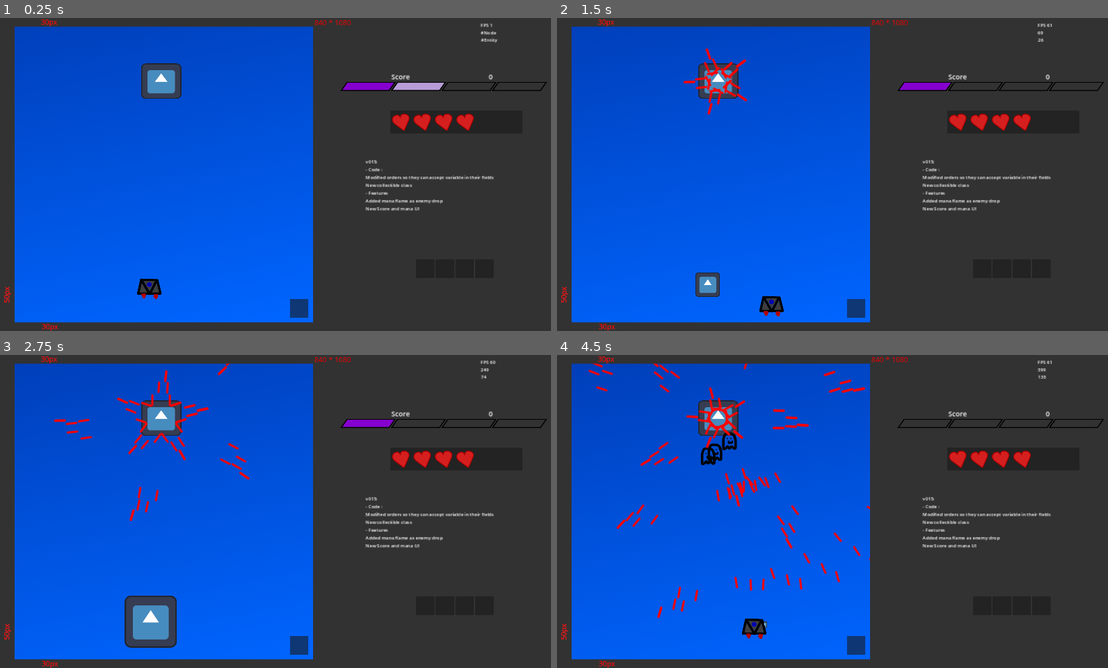
Above: before the commit, frames 1-4 (two rows, left to right).
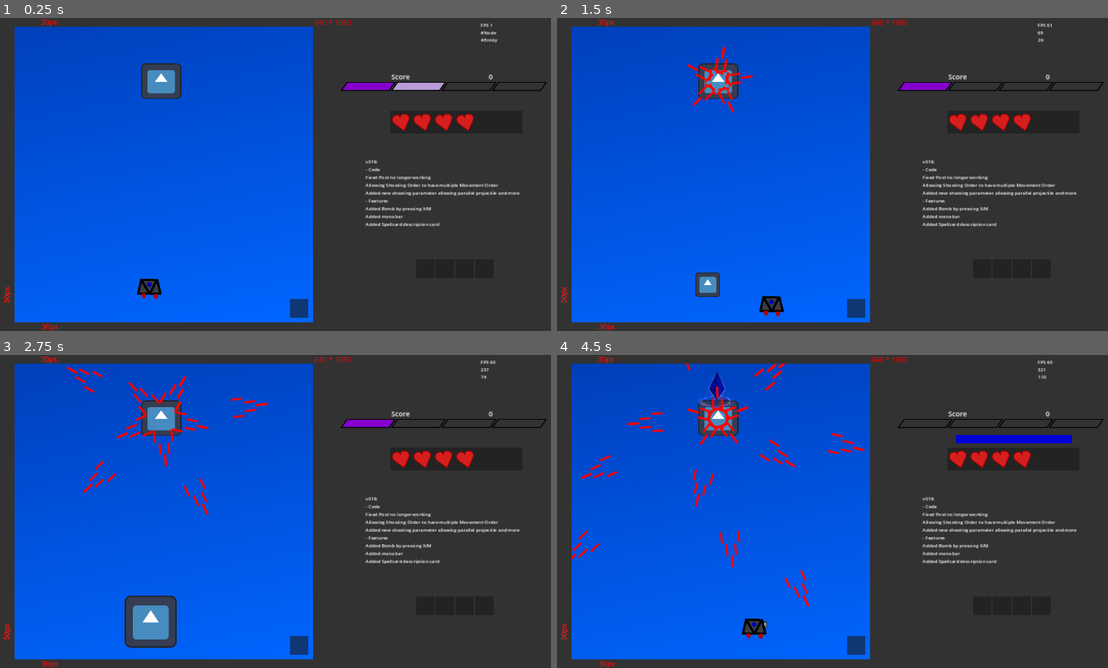
Above: after the commit, the same moments.

Repository: Asylnn/Project-Bullet-Hell
Game: Godot game, scene res://src/scenes/stage/stage_1.tscn
Two runs of this game, one before a commit and one after it. Both use one fixed random seed, a clock stepped at 60 frames per second and the inputs below. The engine's default icon, where the game draws it, is replaced by a stand-in: a white triangle on a blue panel in a dark square.
Inputs (mouse positions are in pixels of both pictures, inside the frame that each line leads up to):
- Up to frame 1 (0.25 s): no input
- Up to frame 2 (1.5 s): tap Enter at 0.5 s; move the mouse to (981, 268) at 0.52 s; hold D (Move Right) 0.53-1.28 s; hold , (Bomb) 0.53-1.28 s; click (981, 268) at 0.67 s; tap Z (shoot) at 0.8, 1.35 s; move the mouse to (1003, 268) at 1.27 s; hold S (Move Down) from 1.28 s (still down); click (1003, 268) at 1.42 s
- Up to frame 3 (2.75 s): tap , (Bomb) at 1.55 s; move the mouse to (462, 605) at 2.02 s; release S (Move Down) at 2.03 s; hold D (Move Right) from 2.03 s (still down); hold , (Bomb) from 2.03 s (still down); click (462, 605) at 2.17 s; tap Z (shoot) at 2.3 s
- Up to frame 4 (4.5 s): move the mouse to (1041, 605) at 2.77 s; release D (Move Right) at 2.78 s; release , (Bomb) at 2.78 s; hold W (Move Up) 2.78-3.53 s; tap Shift (Shift Move ) at 2.85 s; click (1041, 605) at 2.92 s; tap , (Bomb) at 3.05, 4.35 s; move the mouse to (854, 646) at 3.52 s; hold Z (shoot) 3.53-4.28 s; hold A (Move Left) from 3.53 s (still down); click (854, 646) at 3.67 s; move the mouse to (667, 464) at 4.27 s

The runs differ from the first frame. In frame 1, 0.9% of the frame differs, in the area x 66-95%, y 45-67%; in frame 2, 1.6%; in frame 3, 2.6%; in frame 4, 4.6%, in the area x 2-95%, y 1-85%.

Commit message:
v016 Multiple Movement Order is now allowed inside a Shooting Order, fixed healing enemy buff

Diff:
--- a/src/scenes/bullets/enemy_bullet.tscn
+++ b/src/scenes/bullets/enemy_bullet.tscn
@@ -9,10 +9,11 @@
 
 [node name="Enemy Bullet" instance=ExtResource("1_sd7st")]
 position = Vector2(110, 104)
-collision_layer = 34
+collision_layer = 66
 collision_mask = 0
 monitoring = false
 script = ExtResource("2_ebt5v")
+test = 10
 type = 2
 
 [node name="CollisionShape2D" parent="." index="0"]
--- a/src/scenes/entities/bomb/bomb.tscn
+++ b/src/scenes/entities/bomb/bomb.tscn
@@ -23,7 +23,7 @@
 }]
 
 [node name="Bomb" type="Area2D" groups=["Bomb"]]
-collision_layer = 32
+collision_layer = 64
 collision_mask = 32
 script = ExtResource("1_afwx5")
 
--- a/src/scenes/entities/enemy/aki_copy.tscn
+++ b/src/scenes/entities/enemy/aki_copy.tscn
@@ -18,6 +18,7 @@
 space_between_each_bullet_expression = "30*(wave -1)"
 
 [node name="Aki Copy" instance=ExtResource("1_wyouk")]
+health = 1
 
 [node name="CollisionShape2D" parent="." index="0"]
 position = Vector2(-2.5, 1.5)
@@ -38,10 +39,9 @@
 nbOfShots = 6
 angle_expression = "360"
 dt = 0.2
-target_type = 1
 target = Vector2(1000, 1000)
 bullet_scene = ExtResource("5_odb8t")
-angle_shift_expression = "30*salvo"
+angle_shift_expression = "20*salvo"
 bullet_group = SubResource("Resource_vgk5y")
 pooling_id = "aki"
 speed_expression = "200 + (20*index - 40*(index/3)*(index-2))*0"
--- a/src/scenes/stage/stage_1.tscn
+++ b/src/scenes/stage/stage_1.tscn
@@ -276,13 +276,15 @@
 offset_top = 483.0
 offset_right = 1301.0
 offset_bottom = 506.0
-text = "v015:
-- Code :
-Modified orders so they can accept variable in their fields
-New collectible class
+text = "v016:
+- Code
+Fixed Pool no longer working
+Allowing Shooting Order to have multiple Movement Order
+Added new shooting parameter allowing parallel projectile and more
 - Features
-Added mana flame as enemy drop
-New Score and mana UI"
+Added Bomb by pressing X/M
+Added mana bar
+Added Spellcard description card"
 
 [node name="UI" parent="." instance=ExtResource("20_y0n50")]
 
--- a/src/scripts/Stage/Boss Bar.gd
+++ b/src/scripts/Stage/Boss Bar.gd
@@ -1,6 +1,8 @@
 extends ProgressBar
 
 func update_bar(health: float):
+	print("health", health)
+	print("max value", max_value)
 	value = health
 
 func boss_spawned(max_health: float):
--- a/src/scripts/Stage/bullet_constructor.gd
+++ b/src/scripts/Stage/bullet_constructor.gd
@@ -2,16 +2,22 @@
 
 var pooling_id : String
 var bullet_scene : PackedScene
+var shooting_manager : ShootingManager
+var movement_orders : Array[BaseMovementOrder]
+
+#func _ready():
+	#for movement_order in movement_orders :
+		#movement_order.process_mode = Node.PROCESS_MODE_INHERIT
 
 func construct_bullet() -> Bullet:
 	var bullet : Bullet = bullet_scene.instantiate()
-	#var movement_order = get_children().filter(func(child): return child is BaseMovementOrder)[0].duplicate()
-	var movement_order : BaseMovementOrder = get_child(0).duplicate()
-	movement_order.process_mode = Node.PROCESS_MODE_INHERIT
+	var bullet_movement_manager : MovementManager = bullet.get_node("Movement Manager")
 	bullet.pooling_id = pooling_id
-	bullet.get_node("Movement Manager").add_child(movement_order)
-	if has_node("ShootingManager") :
-		var manager : ShootingManager = $"ShootingManager".duplicate()
-		manager.process_mode = Node.PROCESS_MODE_INHERIT
-		bullet.add_child(manager)
+	for order in movement_orders :
+		bullet_movement_manager.add_child(order.duplicate())
+
+	if shooting_manager :
+		var bullet_shooting_manager : ShootingManager = shooting_manager.duplicate()
+		bullet_shooting_manager.process_mode = Node.PROCESS_MODE_INHERIT
+		bullet.add_child(bullet_shooting_manager)
 	return bullet
--- a/src/scripts/Stage/enemy_spawner.gd
+++ b/src/scripts/Stage/enemy_spawner.gd
@@ -34,7 +34,7 @@
 	pass
 
 
-	if count == 8:
+	if count == 0:
 		$Timer.stop()
 		_spawn_crystal()
 	else :
--- a/src/scripts/bullets/enemy_bullet.gd
+++ b/src/scripts/bullets/enemy_bullet.gd
@@ -2,6 +2,7 @@
 
 class_name EnemyBullet
 
+@export var test : int  = 10
 
 # Called when the node enters the scene tree for the first time.
 func _ready():
--- a/src/scripts/shooting orders/shooting_manager.gd
+++ b/src/scripts/shooting orders/shooting_manager.gd
@@ -51,6 +51,7 @@
 		requested_pooling_amount[id] = number
 	if Pool.has_entity(id):
 		Pool.request_entity_pooling(id, number)
+		shooter.erase_children()
 	else:
 		Pool.request_new_entity_pooling(shooter.provide_constructor(), id, number)
 
--- a/src/scripts/shooting orders/shooting_order.gd
+++ b/src/scripts/shooting orders/shooting_order.gd
@@ -55,10 +55,20 @@
 	var constructor : BulletConstructor = preload("res://src/scripts/Stage/bullet_constructor.gd").new()
 	constructor.pooling_id = pooling_id
 	constructor.bullet_scene = bullet_scene
-	constructor.add_child(get_children().filter(func(child): return child is BaseMovementOrder)[0].duplicate())
+
+	#???????????????
+	for order in get_children().filter(func(child): return child is BaseMovementOrder) :
+		constructor.movement_orders.append(order.duplicate() as BaseMovementOrder)
 	if has_node("ShootingManager"):
-		constructor.add_child(get_children().filter(func(child): return child is ShootingManager)[0].duplicate())
+		constructor.shooting_manager = get_children().filter(func(child): return child is ShootingManager)[0].duplicate()
+	erase_children()
 	return constructor
+
+## After the constructor has been sent to the pool, this node doesn't need to have it's children along with it.
+func erase_children():
+	for child in get_children():
+		if not child is Timer :
+			child.queue_free()
 
 func _ready():
 	#pooling_id += str(get_children().filter(func(child): return child is BaseMovementOrder)[0].duplicate().speed)
@@ -88,12 +98,6 @@
 		index = i
 		var bullet_direction = direction.rotated(rotation)
 		var parallel : Vector2 = bullet_direction.rotated(PI/2).normalized()*bullet_group.space_between_each_bullet
-		print("rotation")
-		print("parallel", parallel)
-		print("space", bullet_group.space_between_each_bullet)
-		print("direction", direction)
-		print("direction rotated", direction.rotated(PI/2))
-		print("direction normalized", direction.rotated(PI/2).normalized())
 		var bullet_position = manager._get_spawn_position()
 		bullet_position += -0.5*(bullet_group.nb_of_bullets - 1)*parallel + parallel*index
 		bullet = manager.pool.provide_entity(pooling_id)
@@ -110,7 +114,6 @@
 
 		var bullet_manager = bullet.find_child("Movement Manager")
 		bullet_manager.set_initial_direction(bullet_direction)
-		print("speed", speed)
 		if speed != -1 :
 			bullet_manager.set_speed(speed)
 		bullet.rotation = bullet_direction.angle() + PI/2
Not shown, changed: changelog.txt
